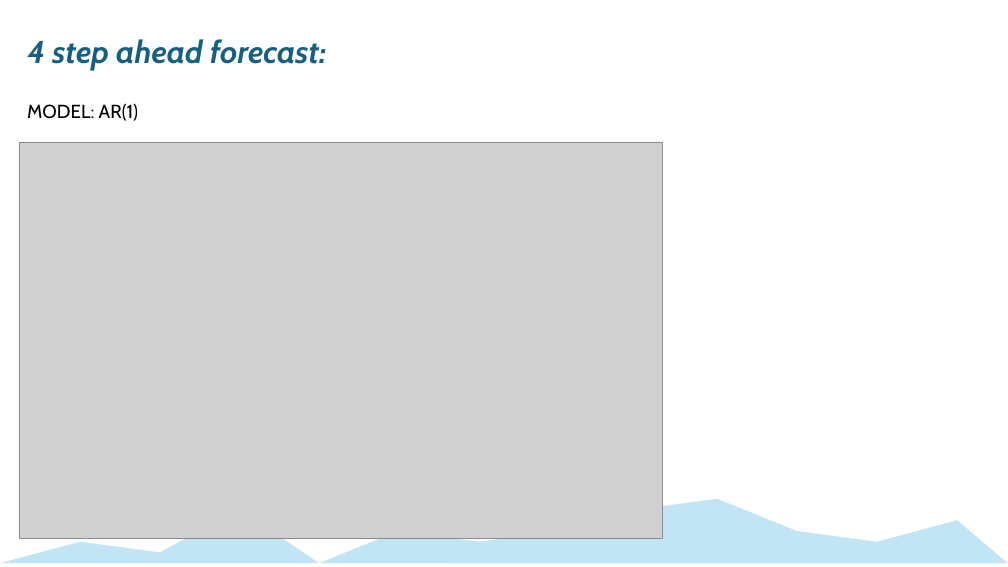
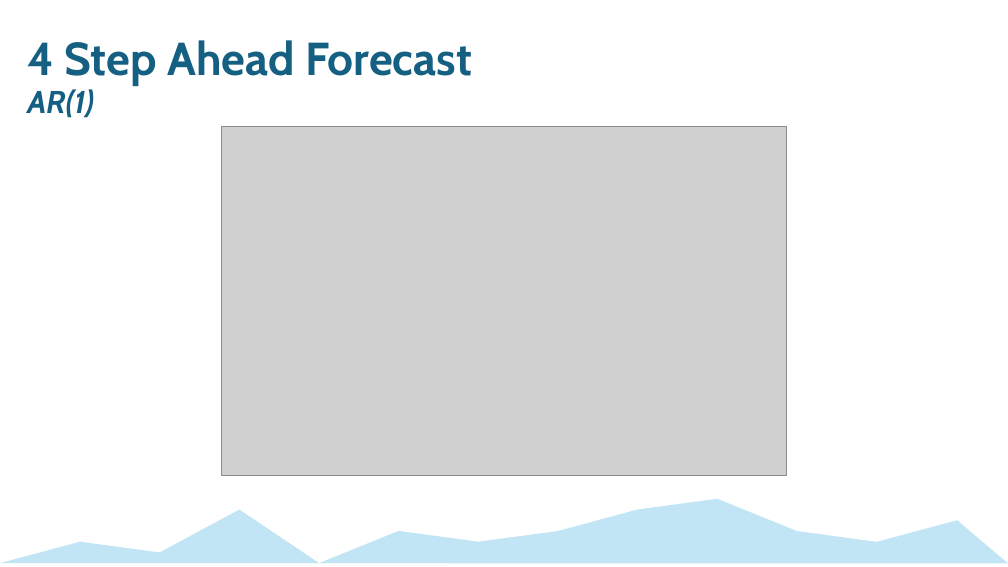
Before and after one commit to mckenzie-maidl/data5305-traffic-predictions, a slide deck: slide 11 of Presentations/Forecasting_ECON 5305_Final Presentation.pptx (slide 13 before the commit). Drawn at 1008x567 pixels with LibreOffice and Linux fonts; fonts in the diff are those of the drawing; grey boxes stand for pictures. Boxes give left, top, right and bottom in pixels: in the first picture for what was removed or moved away, otherwise in the second. Text is boxed around its words. In the diff, an @@ line names an element or a change of style, - is before the commit and + after.

```diff
--- a/Presentations/Forecasting_ECON 5305_Final Presentation.pptx
+++ b/Presentations/Forecasting_ECON 5305_Final Presentation.pptx
@@ text at [27,40,472,118]: text changed; size 30 to 44 pt; italic off @@
-4 step ahead forecast:
+4 Step Ahead Forecast
+AR(1)
@@ text removed at [27,103,138,121] @@
-MODEL: AR(1)
@@ picture: place and size @@
-picture at [20,142,662,539]
+picture at [222,127,786,476]
```
Also in this commit, not shown: 12 other slides changed, 1 slide added, 3 slides removed, 1 other file.
